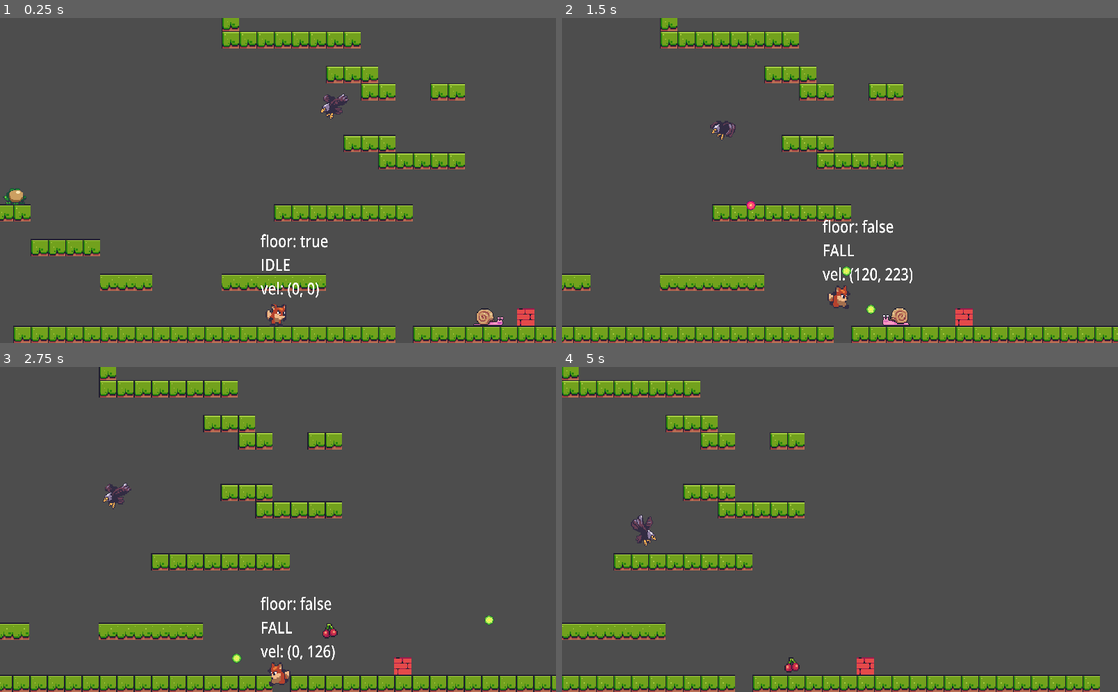
Above: before the commit, frames 1-4 (two rows, left to right).
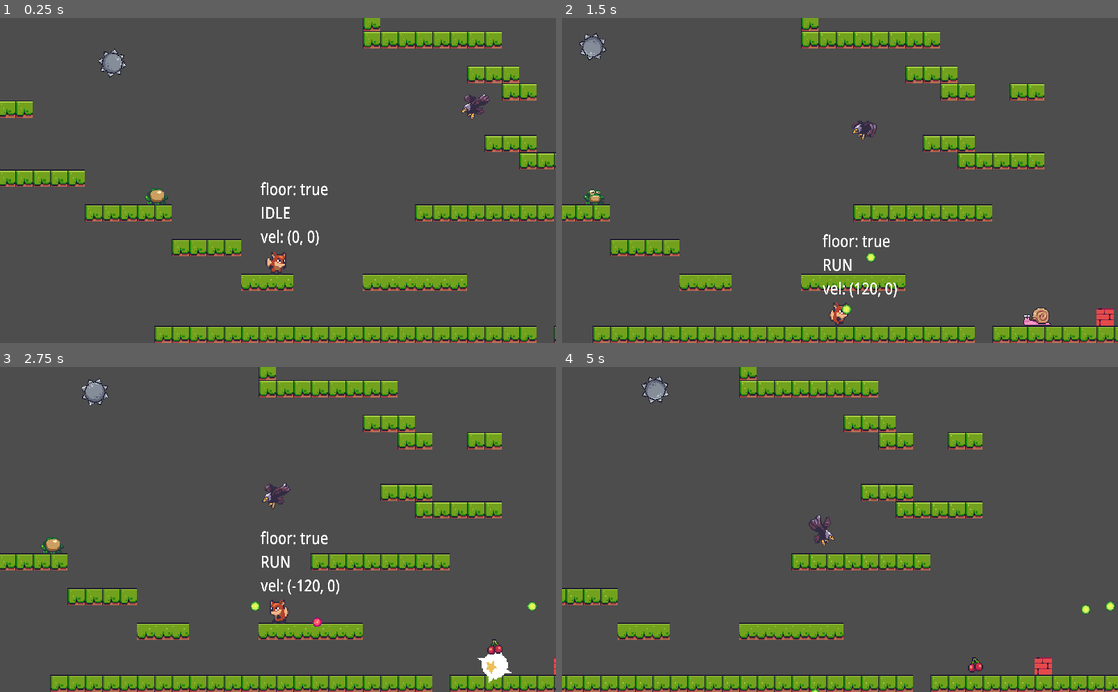
Above: after the commit, the same moments.

Repository: niamh-d/godot-foxy-2d-platformer
Game: Godot game, scene res://scenes/level_base/level_base.tscn
Two runs of this game, one before a commit and one after it. Both use one fixed random seed, a clock stepped at 60 frames per second and the inputs below.
Inputs:
- Up to frame 1 (0.25 s): no input
- Up to frame 2 (1.5 s): hold Right (right) from 0.53 s (still down); tap E (shoot) at 0.6, 1.35 s; tap Space (jump) at 0.77 s
- Up to frame 3 (2.75 s): tap Space (jump) at 1.52 s; release Right (right) at 2.03 s; hold Left (left) from 2.03 s (still down); tap E (shoot) at 2.1 s
- Up to frame 4 (5 s): release Left (left) at 2.78 s; hold Right (right) 2.78-4.28 s; tap E (shoot) at 2.85, 3.6, 4.35 s; tap Space (jump) at 3.02, 3.77, 4.52 s; hold Left (left) from 4.28 s (still down)

The runs differ from the first frame. In frame 1, 21% of the frame differs, in the area x 0-100%, y 0-100%; in frame 2, 18%; in frame 3, 19%; in frame 4, 17%.

Commit message:
ballspikes

Diff:
--- /dev/null
+++ b/scenes/ball_spikes/ball_spikes.gd
@@ -0,0 +1,10 @@
+extends PathFollow2D
+
+@export var speed: float = 0.05
+@export var spin_speed: float = 400.0
+
+
+# Called every frame. 'delta' is the elapsed time since the previous frame.
+func _process(delta: float) -> void:
+	progress_ratio += delta * speed
+	rotation_degrees += spin_speed * delta
--- /dev/null
+++ b/scenes/ball_spikes/ball_spikes.tscn
@@ -0,0 +1,21 @@
+[gd_scene load_steps=4 format=3 uid="uid://dt544v6qfh1k4"]
+
+[ext_resource type="Script" path="res://scenes/ball_spikes/ball_spikes.gd" id="1_in66m"]
+[ext_resource type="Texture2D" uid="uid://c2nffovy655pb" path="res://assets/danger/spiked_ball.png" id="1_t5jui"]
+
+[sub_resource type="CircleShape2D" id="CircleShape2D_65edv"]
+radius = 12.0
+
+[node name="BallSpikes" type="PathFollow2D"]
+rotates = false
+script = ExtResource("1_in66m")
+
+[node name="Sprite2D" type="Sprite2D" parent="."]
+texture = ExtResource("1_t5jui")
+
+[node name="HitBox" type="Area2D" parent="."]
+collision_layer = 4
+collision_mask = 0
+
+[node name="CollisionShape2D" type="CollisionShape2D" parent="HitBox"]
+shape = SubResource("CircleShape2D_65edv")
--- a/scenes/fruit_pickup/fruit_pickup.gd
+++ b/scenes/fruit_pickup/fruit_pickup.gd
@@ -36,5 +36,4 @@
 
 func _on_area_entered(area: Area2D) -> void:
 	SignalManager.on_pickup_hit.emit(POINTS)
-	print("pickup!")
 	remove_me()
--- a/scenes/level_base/level_base.tscn
+++ b/scenes/level_base/level_base.tscn
@@ -7,6 +7,7 @@
 [ext_resource type="PackedScene" uid="uid://dtuxao4rtcgnm" path="res://scenes/enemies/snail.tscn" id="5_1mdrx"]
 [ext_resource type="PackedScene" uid="uid://dcqs8k16yfvxt" path="res://scenes/enemies/frog.tscn" id="6_3t86g"]
 [ext_resource type="PackedScene" uid="uid://cgq0k4uvklkvb" path="res://scenes/enemies/eagle.tscn" id="7_kr0n6"]
+[ext_resource type="PackedScene" uid="uid://dt544v6qfh1k4" path="res://scenes/ball_spikes/ball_spikes.tscn" id="8_c3c77"]
 
 [sub_resource type="TileSetAtlasSource" id="TileSetAtlasSource_x0vfm"]
 texture = ExtResource("1_i0q12")
@@ -221,6 +222,12 @@
 physics_layer_0/collision_mask = 0
 sources/0 = SubResource("TileSetAtlasSource_x0vfm")
 
+[sub_resource type="Curve2D" id="Curve2D_jmjp8"]
+_data = {
+"points": PackedVector2Array(21.8633, 35.3176, -21.8633, -35.3176, -46, -254, -10.0908, -34.8972, 10.0908, 34.8972, 214, -257, 40.363, -12.193, -40.363, 12.193, 166, -162, 13.0339, 20.3917, -13.0339, -20.3917, -10, -185, -14.085, 36.1585, 14.085, -36.1585, -46, -254)
+}
+point_count = 5
+
 [node name="LevelBase" type="Node2D"]
 script = ExtResource("1_jx5v4")
 
@@ -231,7 +238,7 @@
 tile_set = SubResource("TileSet_w7m0q")
 
 [node name="Player" parent="." instance=ExtResource("2_qjfpu")]
-position = Vector2(244, -34)
+position = Vector2(114, -82)
 
 [node name="ObjectMaker" parent="." instance=ExtResource("3_1b3y4")]
 
@@ -240,8 +247,17 @@
 [node name="Snail" parent="Enemies" instance=ExtResource("5_1mdrx")]
 position = Vector2(427, -25)
 
-[node name="Frog" parent="." instance=ExtResource("6_3t86g")]
+[node name="Frog" parent="Enemies" instance=ExtResource("6_3t86g")]
 position = Vector2(1, -139)
 
-[node name="Eagle" parent="." instance=ExtResource("7_kr0n6")]
+[node name="Eagle" parent="Enemies" instance=ExtResource("7_kr0n6")]
 position = Vector2(304, -223)
+
+[node name="Paths" type="Node2D" parent="."]
+
+[node name="Path2D" type="Path2D" parent="Paths"]
+position = Vector2(8, 3)
+curve = SubResource("Curve2D_jmjp8")
+
+[node name="BallSpikes" parent="Paths/Path2D" instance=ExtResource("8_c3c77")]
+position = Vector2(-46, -254)
Not shown: 1 places in scenes/level_base/level_base.tscn that only renumber resources
